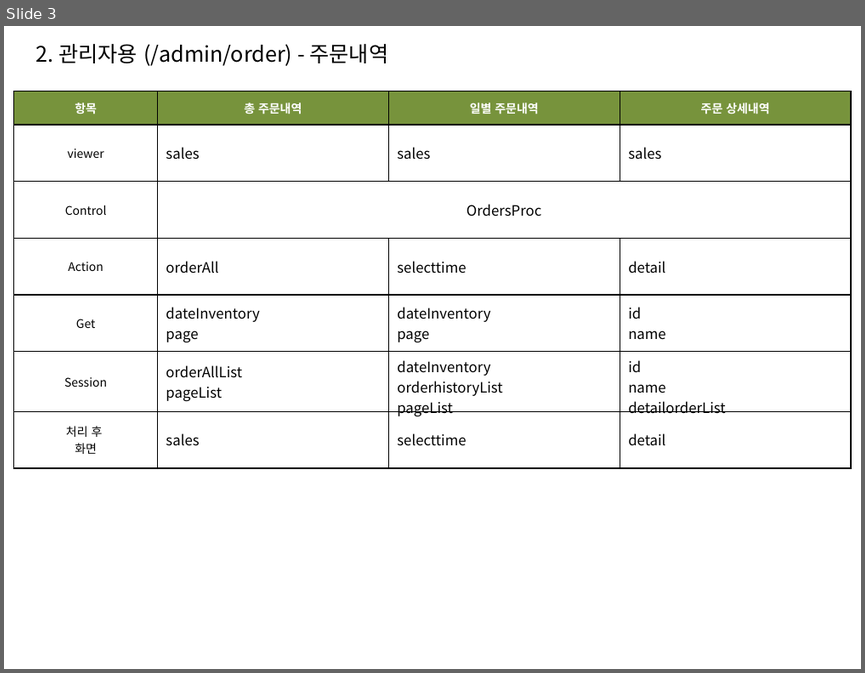
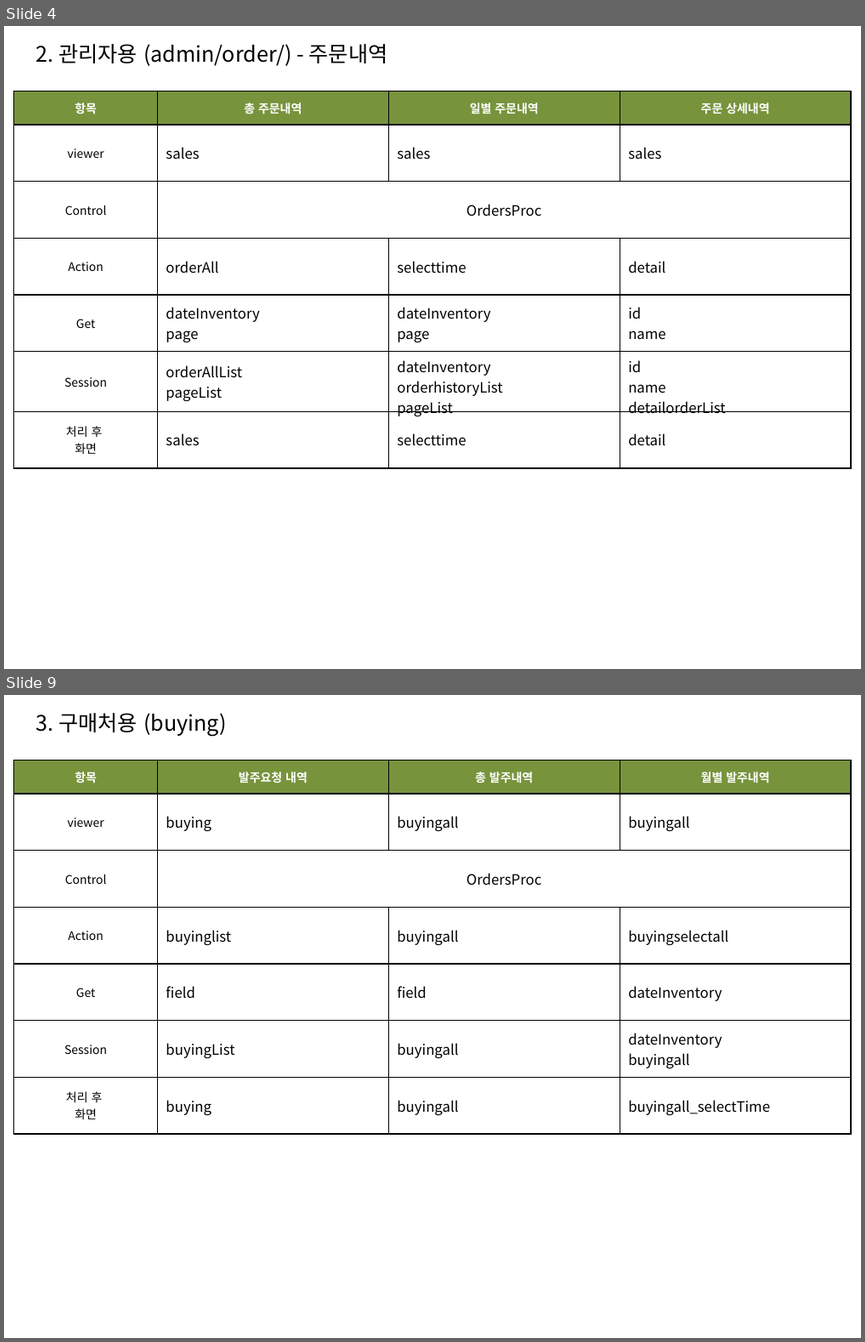
Before and after one commit to sec9590/Project_FullFillment, a slide deck: YellowContainer_MVC.pptx. Shown one above the other, each under a label of ours: slide 3 before the commit, slides 4 and 9 after it; the slides between them are not shown. The pictures are 865x673 and 865x1342 pixels, drawn with LibreOffice and Linux fonts; fonts in the diff are those of the drawing. Boxes give left, top, right and bottom in pixels: in the first picture for what was removed or moved away, otherwise in the second. Text is boxed around its words. In the diff, an @@ line names an element or a change of style, - is before the commit and + after.

```diff
--- a/YellowContainer_MVC.pptx
+++ b/YellowContainer_MVC.pptx
@@ slide 9 added at bbox=[4, 695, 861, 1338], background #FFFFFF @@
@@ text added at bbox=[36, 713, 226, 737], 18 pt, text #000000 @@
+3. 구매처용 (buying)
@@ table added at bbox=[14, 760, 851, 1134], 7 rows, 4 columns @@
+항목 | 발주요청 내역 | 총 발주내역 | 월별 발주내역
+viewer | buying | buyingall | buyingall
+Control | OrdersProc |  | 
+Action | buyinglist | buyingall | buyingselectall
+Get | field | field | dateInventory
+Session | buyingList | buyingall | dateInventory / buyingall
+처리 후 / 화면 | buying | buyingall | buyingall_selectTime
@@ what was slide 3 is now slide 4 @@
@@ slide 4 changed as well @@
@@ text at bbox=[36, 44, 388, 66]: text changed @@
-2. 관리자용 (/admin/order) - 주문내역
+2. 관리자용 (admin/order/) - 주문내역
```
Also in this commit, not shown: 4 other slides changed, 4 other slides added, 9 other files.
